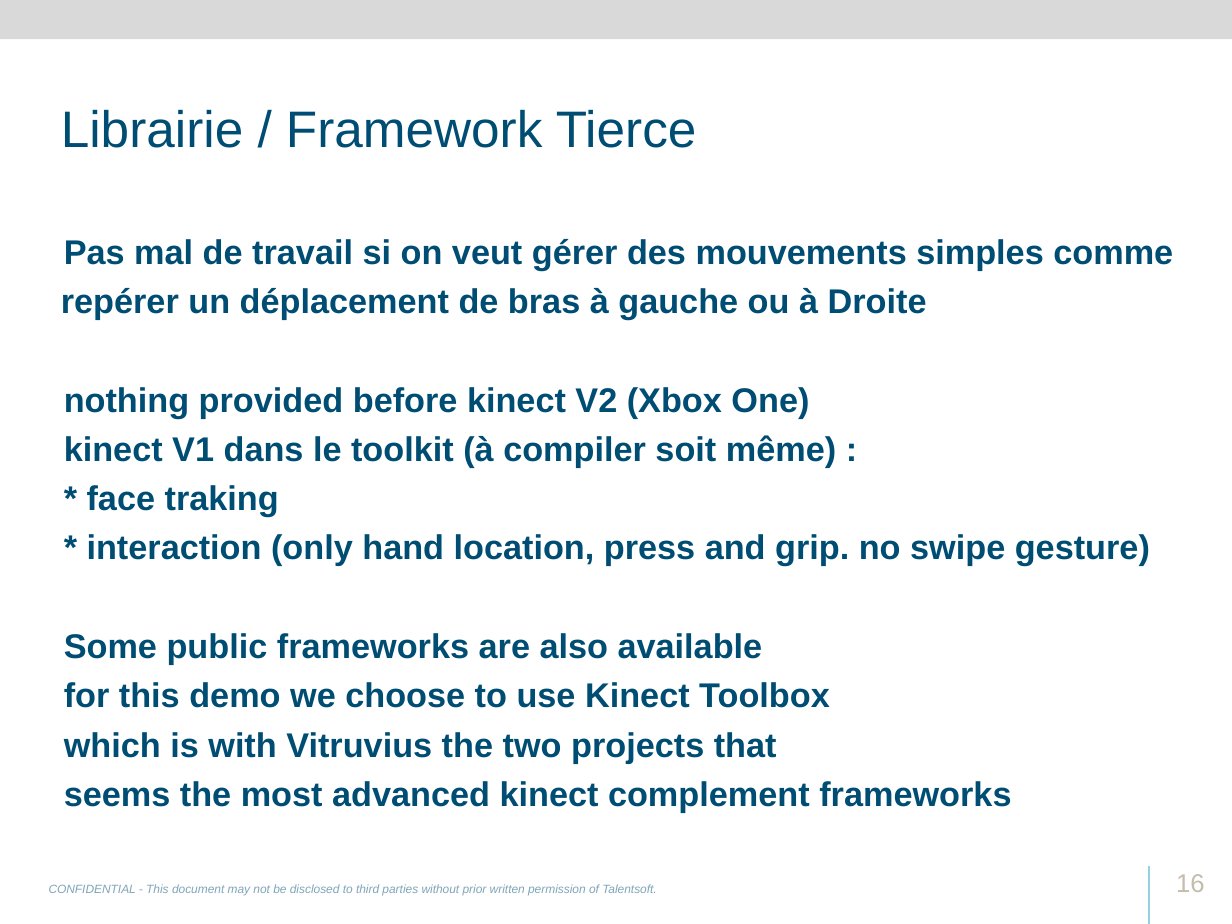
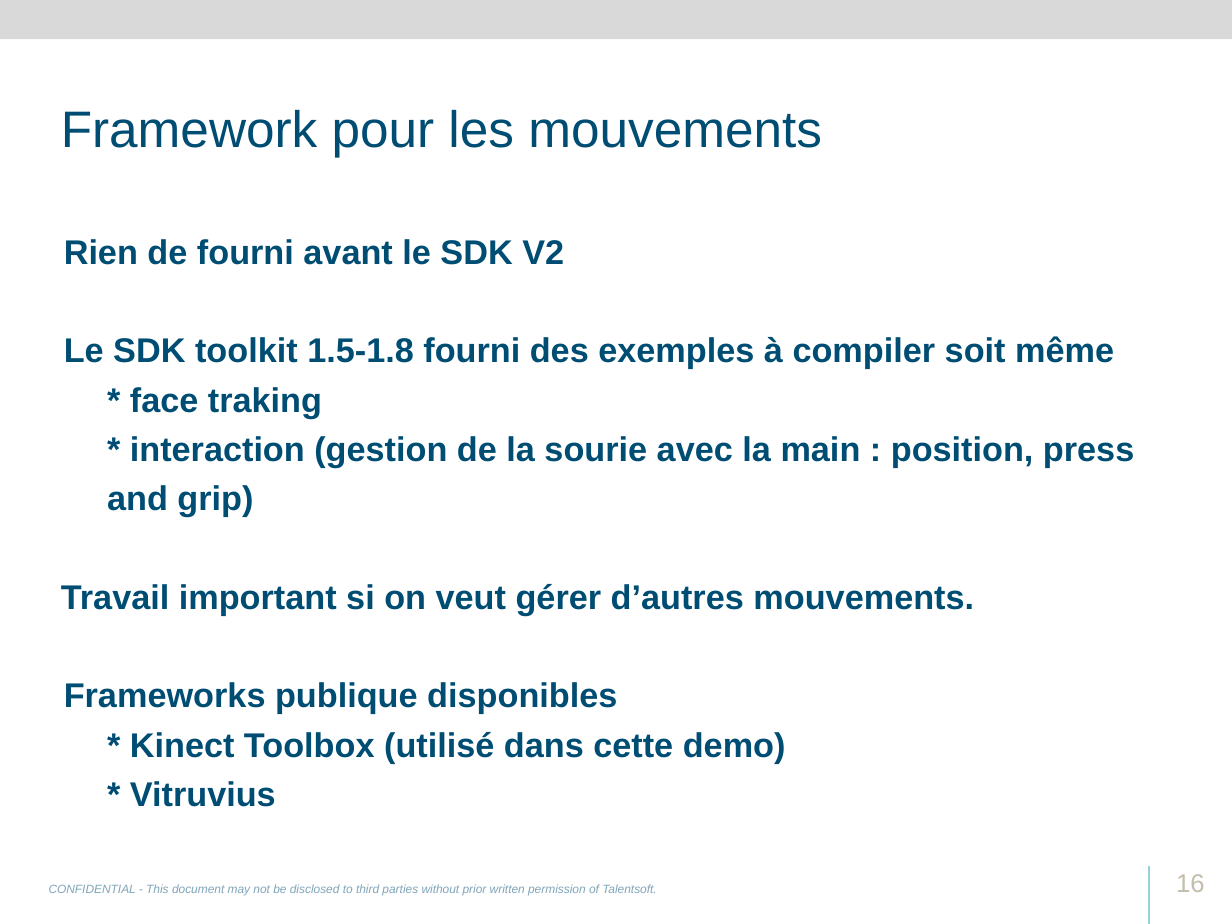
Before and after one commit to svanacker/cen-info-kinect, a slide deck: slide 16 of Talentsoft-RD-Academy-Kinect.pptx. Drawn at 1232x924 pixels with LibreOffice and Linux fonts; fonts in the diff are those of the drawing; background and template pictures are left out. Boxes give left, top, right and bottom in pixels: in the first picture for what was removed or moved away, otherwise in the second. Text is boxed around its words. In the diff, an @@ line names an element or a change of style, - is before the commit and + after.

```diff
--- a/Talentsoft-RD-Academy-Kinect.pptx
+++ b/Talentsoft-RD-Academy-Kinect.pptx
@@ title at [61,109,822,157]: text changed @@
-Librairie / Framework Tierce
+Framework pour les mouvements
@@ text at [64,239,1114,369]: text changed @@
-• Pas mal de travail si on veut gérer des mouvements simples comme repérer un déplacement de bras à gauche ou à Droite
-• nothing provided before kinect V2 (Xbox One)
-• kinect V1 dans le toolkit (à compiler soit même) :
+• Rien de fourni avant le SDK V2
+• Le SDK toolkit 1.5-1.8 fourni des exemples à compiler soit même
@@ text at [130,387,322,418]: indent changed @@
@@ text at [61,436,1134,807]: text changed @@
-• * interaction (only hand location, press and grip. no swipe gesture)
-• Some public frameworks are also available
-• for this demo we choose to use Kinect Toolbox
-• which is with Vitruvius the two projects that
-• seems the most advanced kinect complement frameworks
+• * interaction (gestion de la sourie avec la main : position, press and grip)
+Travail important si on veut gérer d’autres mouvements.
+• Frameworks publique disponibles
+• * Kinect Toolbox (utilisé dans cette demo)
+• * Vitruvius
```
Also in this commit, not shown: 2 other slides changed, 2 slides added, 6 other files.
